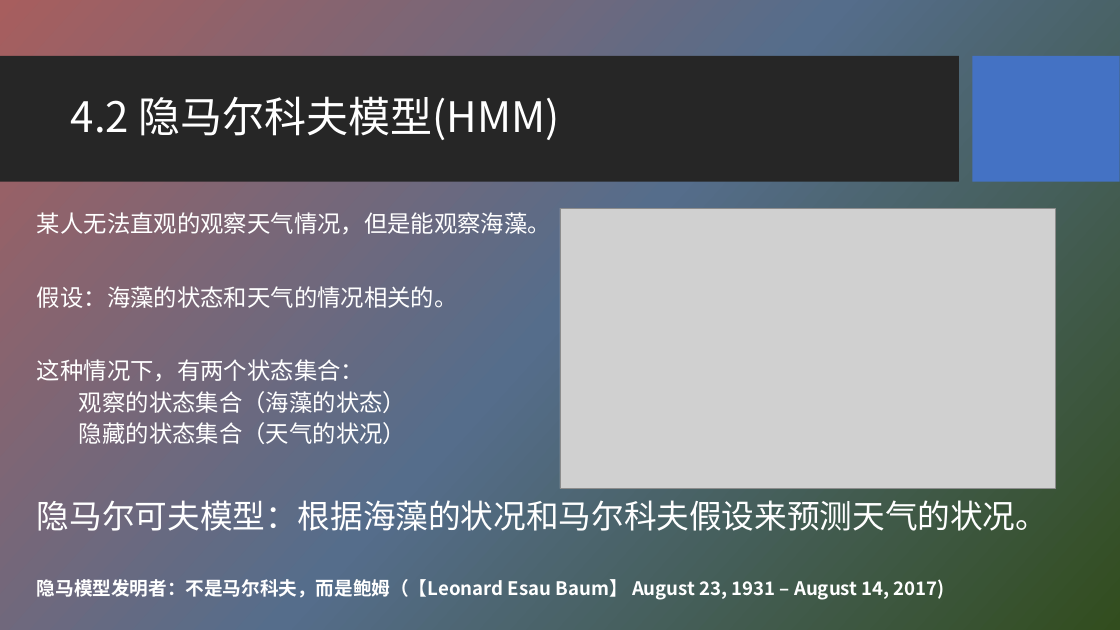
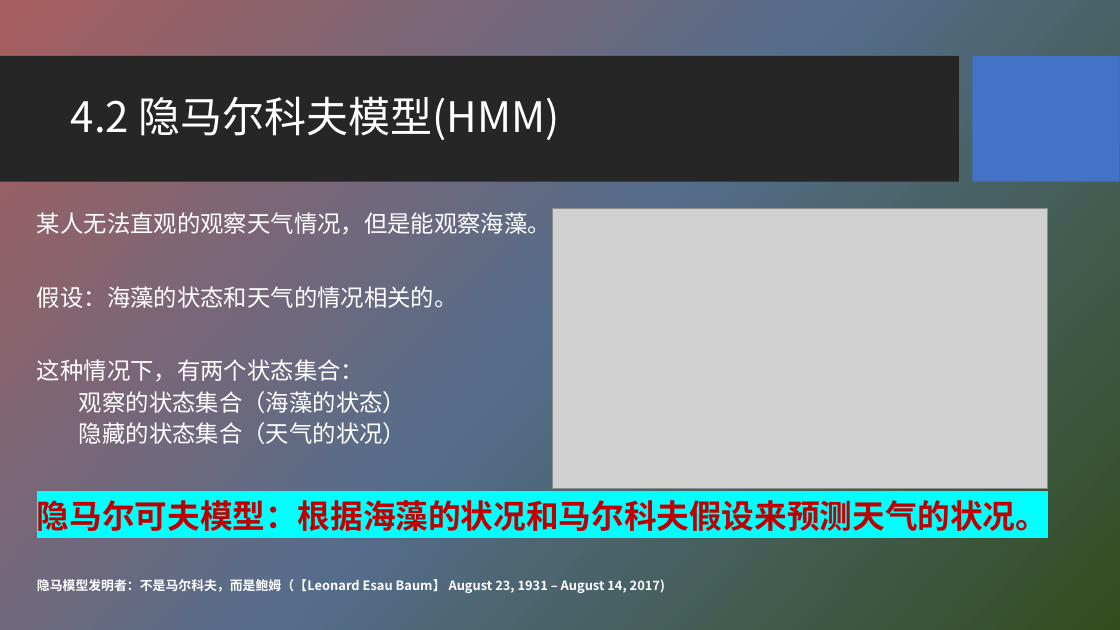
Before and after one commit to HBU/NLP_PPT, a slide deck: slide 9 of PPT-2020/ch04 隐马尔科夫模型.pptx. Drawn at 1120x630 pixels with LibreOffice and Linux fonts; fonts in the diff are those of the drawing; grey boxes stand for pictures; background and template pictures are left out. Boxes give left, top, right and bottom in pixels: in the first picture for what was removed or moved away, otherwise in the second. Text is boxed around its words. In the diff, an @@ line names an element or a change of style, - is before the commit and + after.

```diff
--- a/PPT-2020/ch04 隐马尔科夫模型.pptx
+++ b/PPT-2020/ch04 隐马尔科夫模型.pptx
@@ picture: place and size @@
-picture at [560, 208, 1056, 489]
+picture at [552, 208, 1048, 489]
@@ text at [37, 500, 1048, 593]: text colour #FFFFFF to #C00000, highlight none to #00FFFF, bold on in "隐马尔可夫模型：根据海藻的状况和马尔科夫假设来预测天气的状况。"; size 16 to 11 pt in "隐马模型发明者：不是马尔科夫，而是鲍姆（【Leonard Esau Baum】 August 23, 1931 – ..." @@
```
Also in this commit, not shown: 2 other slides changed, 9 slides added, 2 slides removed.
